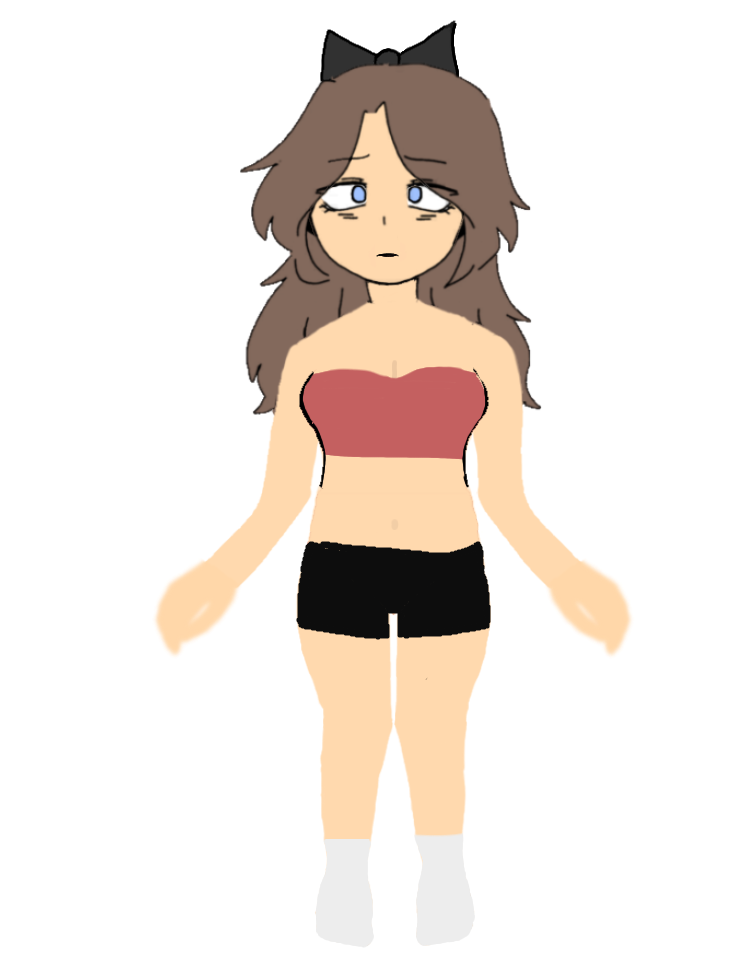
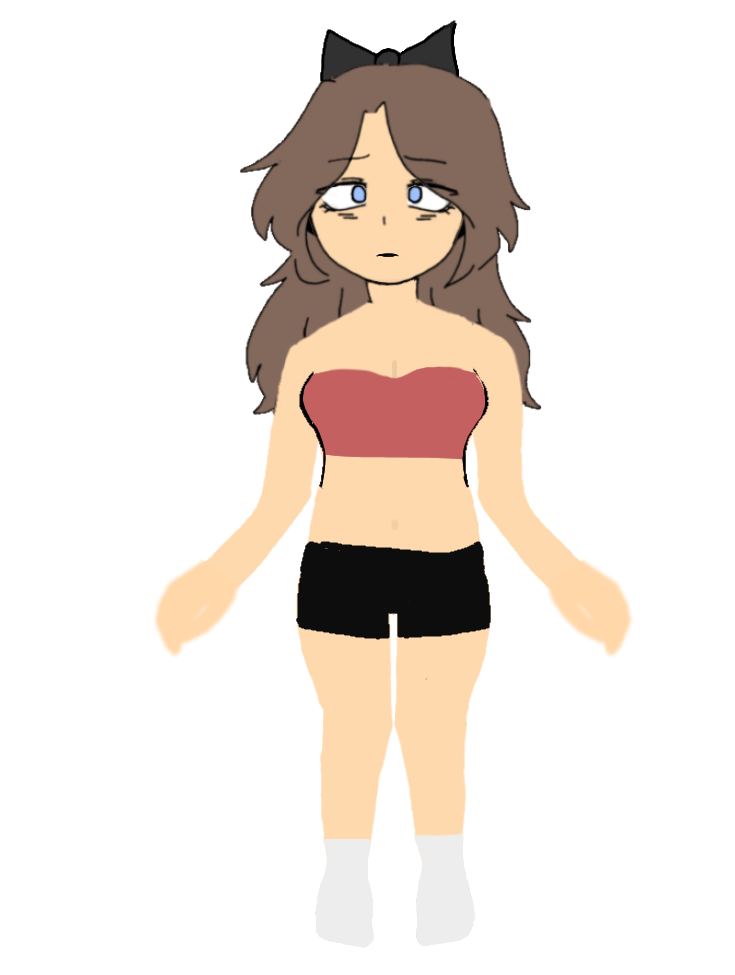
Comparing the layer stacks of the two 735×975 images. Changes:
pixels changed over (153, 20, 633, 948) (layer not identified)
